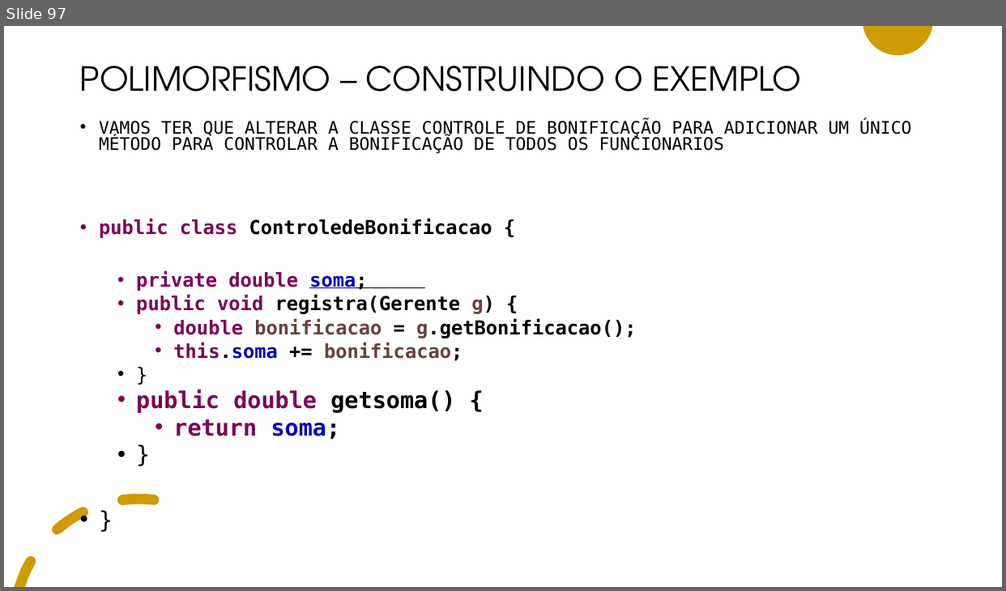
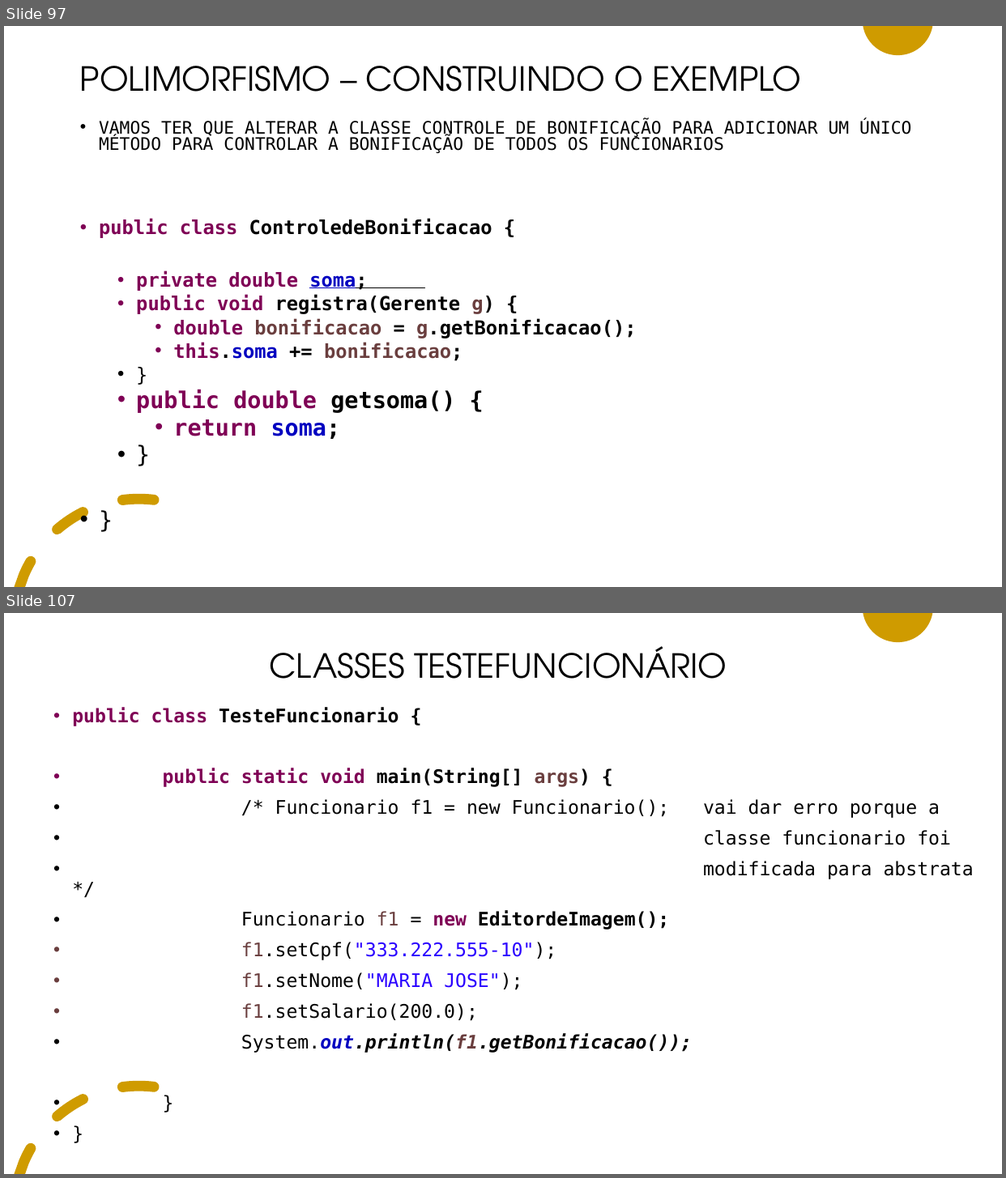
Before and after one commit to adilsonlopesoracle/ProgramacaoAvancada_Olinda, a slide deck: PROGRAMACAO_AVANCADA.pptx. Shown one above the other, each under a label of ours: slide 97 before the commit, slides 97 and 107 after it; the slides between them are not shown. The pictures are 1006x591 and 1006x1178 pixels, drawn with LibreOffice and Linux fonts; fonts in the diff are those of the drawing. Boxes give left, top, right and bottom in pixels: in the first picture for what was removed or moved away, otherwise in the second. Text is boxed around its words. In the diff, an @@ line names an element or a change of style, - is before the commit and + after.

```diff
--- a/PROGRAMACAO_AVANCADA.pptx
+++ b/PROGRAMACAO_AVANCADA.pptx
@@ slide 107 added at [4, 613, 1002, 1174], background #FFFFFF; not listed: 2 template elements that a slide beside it also shows @@
@@ title added at [269, 646, 727, 679], 32 pt, text #000000 @@
+CLASSES TESTEFUNCIONÁRIO
@@ text added at [72, 707, 974, 1053], 18 pt, text #000000 @@
+• public class TesteFuncionario {
+• public static void main(String[] args) {
+• /* Funcionario f1 = new Funcionario(); vai dar erro porque a
+• classe funcionario foi
+• modificada para abstrata */
+• Funcionario f1 = new EditordeImagem();
+• f1.setCpf("333.222.555-10");
+• f1.setNome("MARIA JOSE");
+• f1.setSalario(200.0);
+• System.out.println(f1.getBonificacao());
+• }
+• }
```
Also in this commit, not shown: 48 other slides added.
